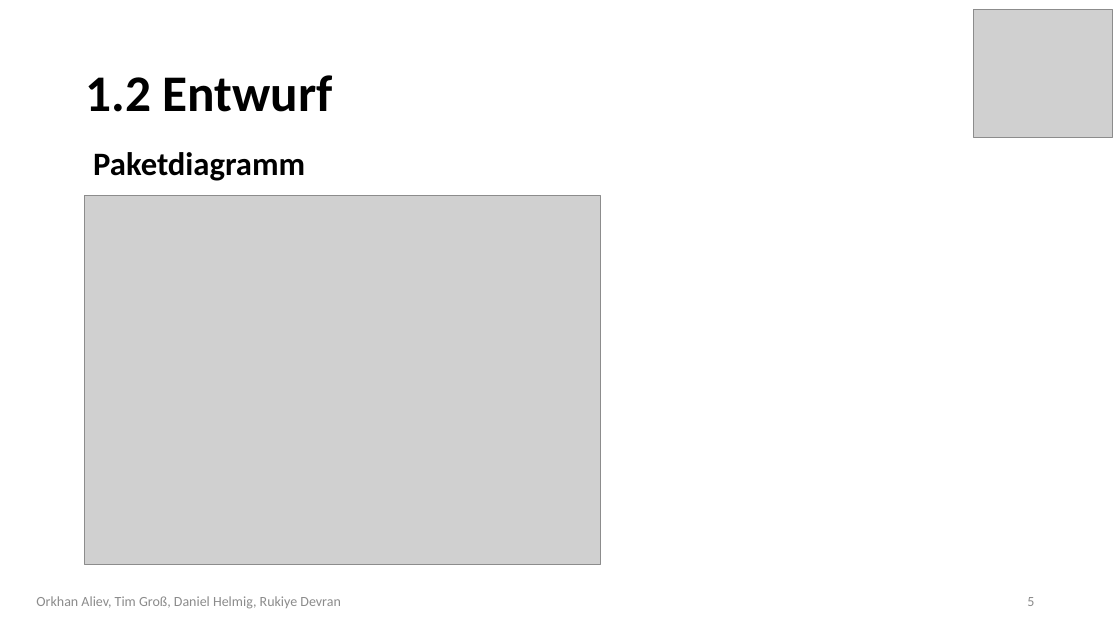
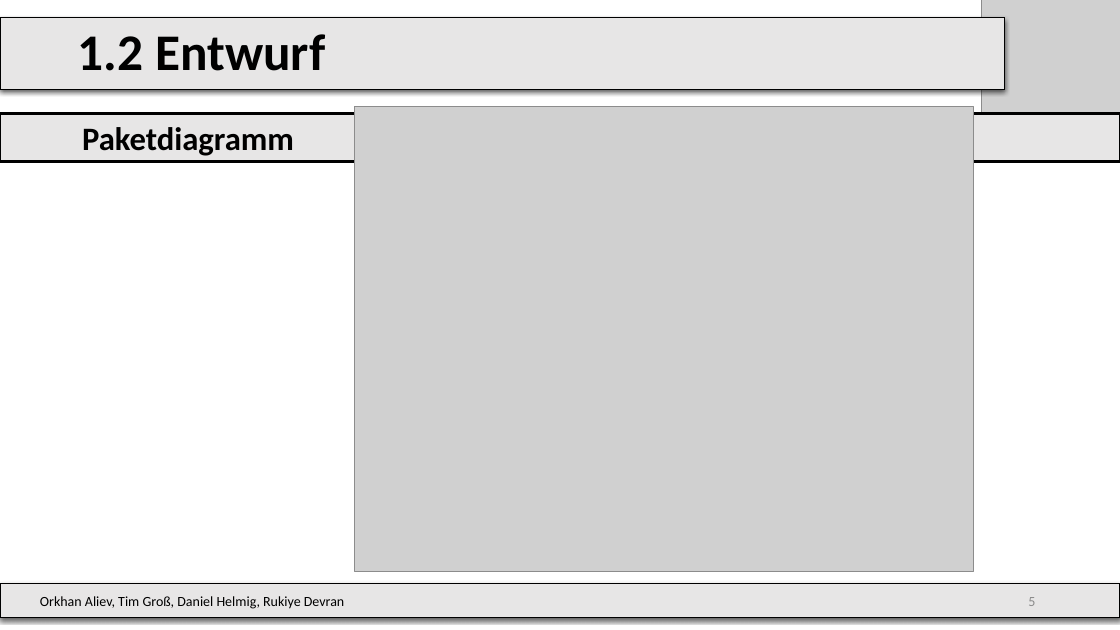
Before and after one commit to DrMopiti/pse, a slide deck: slide 5 of Abschlusspräsentation/Abschlusspräsentation.pptx. Drawn at 1120x630 pixels with LibreOffice and Linux fonts; fonts in the diff are those of the drawing; grey boxes stand for pictures; background and template pictures are left out. Boxes give left, top, right and bottom in pixels: in the first picture for what was removed or moved away, otherwise in the second. Text is boxed around its words. In the diff, an @@ line names an element or a change of style, - is before the commit and + after.

```diff
--- a/Abschlusspräsentation/Abschlusspräsentation.pptx
+++ b/Abschlusspräsentation/Abschlusspräsentation.pptx
@@ rectangle "1.2 Entwurf": place and size @@
-rectangle "1.2 Entwurf" at (85,75,333,112)
+rectangle "1.2 Entwurf" at (0,18,1004,89)
@@ rectangle "1.2 Entwurf" at (0,18,1004,89): fill none to #E7E6E6; outline none to #000000 0.75 pt; shadow on @@
@@ picture: place and size @@
-picture at (974,10,1112,137)
+picture at (982,0,1120,117)
@@ rectangle "Paketdiagramm": place and size @@
-rectangle "Paketdiagramm" at (93,152,305,181)
+rectangle "Paketdiagramm" at (0,113,1120,161)
@@ rectangle "Paketdiagramm" at (0,113,1120,161): fill none to #E7E6E6; outline none to #000000 2.25 pt @@
@@ picture: place and size @@
-picture at (85,196,601,564)
+picture at (355,107,974,571)
@@ rectangle "Orkhan Aliev, Tim Groß, Daniel ...": place and size @@
-rectangle "Orkhan Aliev, Tim Groß, Daniel ..." at (36,596,340,609)
+rectangle "Orkhan Aliev, Tim Groß, Daniel ..." at (0,584,1120,618)
@@ rectangle "Orkhan Aliev, Tim Groß, Daniel ..." at (0,584,1120,618): text colour #8C8C8C to #000000; alignment centre to left; fill none to #E7E6E6; outline none to #000000 0.75 pt; shadow on @@
@@ text added at (792,584,1044,618), 12 pt, text #8C8C8C @@
+5
```
Also in this commit, not shown: 14 other slides changed.
